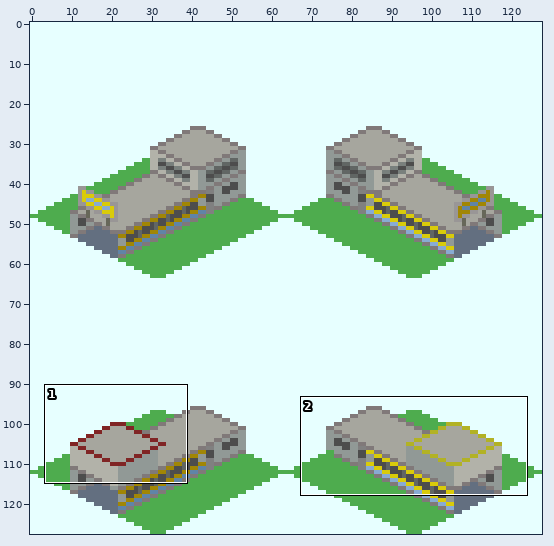
Sprite sheet: Subway_Station_Gateway_Single_S.png. Above: a wide view before the commit, with the close-up outlined.
Close-up. As it was:
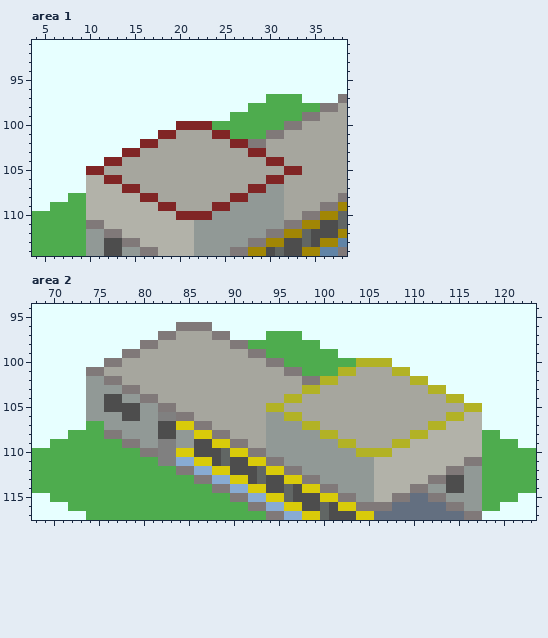
The file is 128x128 pixels. Colours within 5 levels of each other are drawn and written as one. Shown: area 1: x 4..38, y 91..114; area 2: x 68..123, y 94..117.
Now the later version:
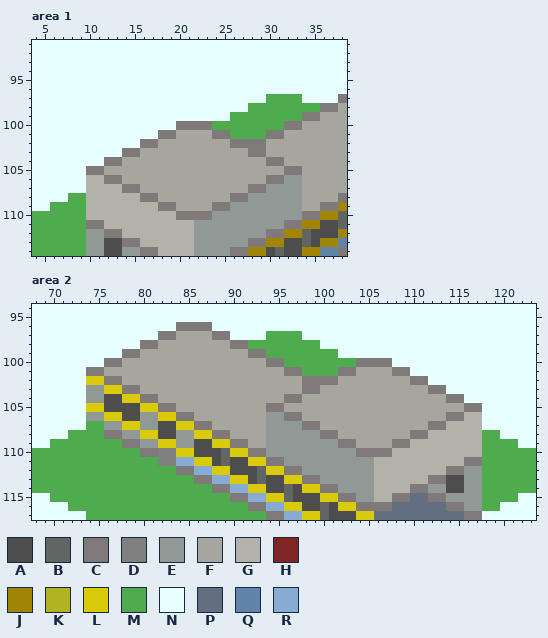
Palette (. is transparent): A #4d4d4d  B #616664  C #807979  D #808080  E #919996  F #a6a69e  G #b2b2a9  H #802525  J #a18605  K #b2b225  L #d9cb0a  M #4eac4e  N #e7ffff  P #636f80  Q #6084a7  R #88abd3
The exact change:
--- area 1
@@ x 4..38 @@
  99 NNNNNNNNNNNNNNNNNNNNNNMMMMMMMMCCFFF
-100 NNNNNNNNNNNNNNNNHHHHMMMMMMMMCCFFFFF
-101 NNNNNNNNNNNNNNHHFFFFHHMMMMCCFFFFFFF
-102 NNNNNNNNNNNNHHFFFFFFFFHHCCFFFFFFFFF
-103 NNNNNNNNNNHHFFFFFFFFFFFFHHFFFFFFFFF
-104 NNNNNNNNHHFFFFFFFFFFFFFFFFHHFFFFFFF
-105 NNNNNNHHFFFFFFFFFFFFFFFFFFFFHHFFFFF
-106 NNNNNNGGHHFFFFFFFFFFFFFFFFHHFFFFFFF
-107 NNNNNNGGGGHHFFFFFFFFFFFFHHEEFFFFFFF
-108 NNNNMMGGGGGGHHFFFFFFFFHHEEEEFFFFFFC
-109 NNMMMMGGGGGGGGHHFFFFHHEEEEEEFFFFCCJ
-110 MMMMMMGGGGGGGGGGHHHHEEEEEEEEFFCCJJB
+100 NNNNNNNNNNNNNNNNCCCCMMMMMMMMCCFFFFF
+101 NNNNNNNNNNNNNNCCFFFFCCMMMMCCFFFFFFF
+102 NNNNNNNNNNNNCCFFFFFFFFCCCCFFFFFFFFF
+103 NNNNNNNNNNCCFFFFFFFFFFFFCCFFFFFFFFF
+104 NNNNNNNNCCFFFFFFFFFFFFFFFFCCFFFFFFF
+105 NNNNNNCCFFFFFFFFFFFFFFFFFFFFCCFFFFF
+106 NNNNNNGGCCFFFFFFFFFFFFFFFFCCEEFFFFF
+107 NNNNNNGGGGCCFFFFFFFFFFFFCCEEEEFFFFF
+108 NNNNMMGGGGGGCCFFFFFFFFCCEEEEEEFFFFC
+109 NNMMMMGGGGGGGGCCFFFFCCEEEEEEEEFFCCJ
+110 MMMMMMGGGGGGGGGGCCCCEEEEEEEEEECCJJB
 111 MMMMMMCCGGGGGGGGGGEEEEEEEEEECCJJAAB
--- area 2
@@ x 68..123 @@
  99 NNNNNNNNNNCCFFFFFFFFFFFFCCMMMMMMMMNNNNNNNNNNNNNNNNNNNNNN
-100 NNNNNNNNCCFFFFFFFFFFFFFFFFCCMMMMMMMMKKKKNNNNNNNNNNNNNNNN
-101 NNNNNNCCFFFFFFFFFFFFFFFFFFFFCCMMMMKKFFFFKKNNNNNNNNNNNNNN
-102 NNNNNNEECCFFFFFFFFFFFFFFFFFFFFCCKKFFFFFFFFKKNNNNNNNNNNNN
-103 NNNNNNEEEECCFFFFFFFFFFFFFFFFFFKKFFFFFFFFFFFFKKNNNNNNNNNN
-104 NNNNNNEEAAEECCFFFFFFFFFFFFFFKKFFFFFFFFFFFFFFFFKKNNNNNNNN
-105 NNNNNNEEAAAAEECCFFFFFFFFFFKKFFFFFFFFFFFFFFFFFFFFKKNNNNNN
-106 NNNNNNEEEEAAEEDDCCFFFFFFFFEEKKFFFFFFFFFFFFFFFFKKGGNNNNNN
-107 NNNNNNMMEEEEEEAALLCCFFFFFFEEEEKKFFFFFFFFFFFFKKGGGGNNNNNN
-108 NNNNMMMMCCEEEEAAEELLCCFFFFEEEEEEKKFFFFFFFFKKGGGGGGMMNNNN
-109 NNMMMMMMMMCCEEDDEEAALLCCFFEEEEEEEEKKFFFFKKGGGGGGGGMMMMNN
-110 MMMMMMMMMMMMCCDDLLAAABLLCCEEEEEEEEEEKKKKGGGGGGGGGGMMMMMM
+100 NNNNNNNNCCFFFFFFFFFFFFFFFFCCMMMMMMMMCCCCNNNNNNNNNNNNNNNN
+101 NNNNNNCCFFFFFFFFFFFFFFFFFFFFCCMMMMCCFFFFCCNNNNNNNNNNNNNN
+102 NNNNNNLLCCFFFFFFFFFFFFFFFFFFFFCCCCFFFFFFFFCCNNNNNNNNNNNN
+103 NNNNNNEELLCCFFFFFFFFFFFFFFFFFFCCFFFFFFFFFFFFCCNNNNNNNNNN
+104 NNNNNNEEAALLCCFFFFFFFFFFFFFFCCFFFFFFFFFFFFFFFFCCNNNNNNNN
+105 NNNNNNLLAAAALLCCFFFFFFFFFFCCFFFFFFFFFFFFFFFFFFFFCCNNNNNN
+106 NNNNNNEELLAAEELLCCFFFFFFFFEECCFFFFFFFFFFFFFFFFCCGGNNNNNN
+107 NNNNNNMMEELLEEAALLCCFFFFFFEEEECCFFFFFFFFFFFFCCGGGGNNNNNN
+108 NNNNMMMMCCEELLAAEELLCCFFFFEEEEEECCFFFFFFFFCCGGGGGGMMNNNN
+109 NNMMMMMMMMCCEELLEEAALLCCFFEEEEEEEECCFFFFCCGGGGGGGGMMMMNN
+110 MMMMMMMMMMMMCCDDLLAAABLLCCEEEEEEEEEECCCCGGGGGGGGGGMMMMMM
 111 MMMMMMMMMMMMMMDDRRLLABAALLCCEEEEEEEEEEGGGGGGGGGGCCMMMMMM
Where, in picture pixels (left, top, right, bottom), the same in both close-ups:
changed: (86, 121, 302, 220)
changed: (266, 358, 482, 457)
changed: (86, 376, 176, 448)
